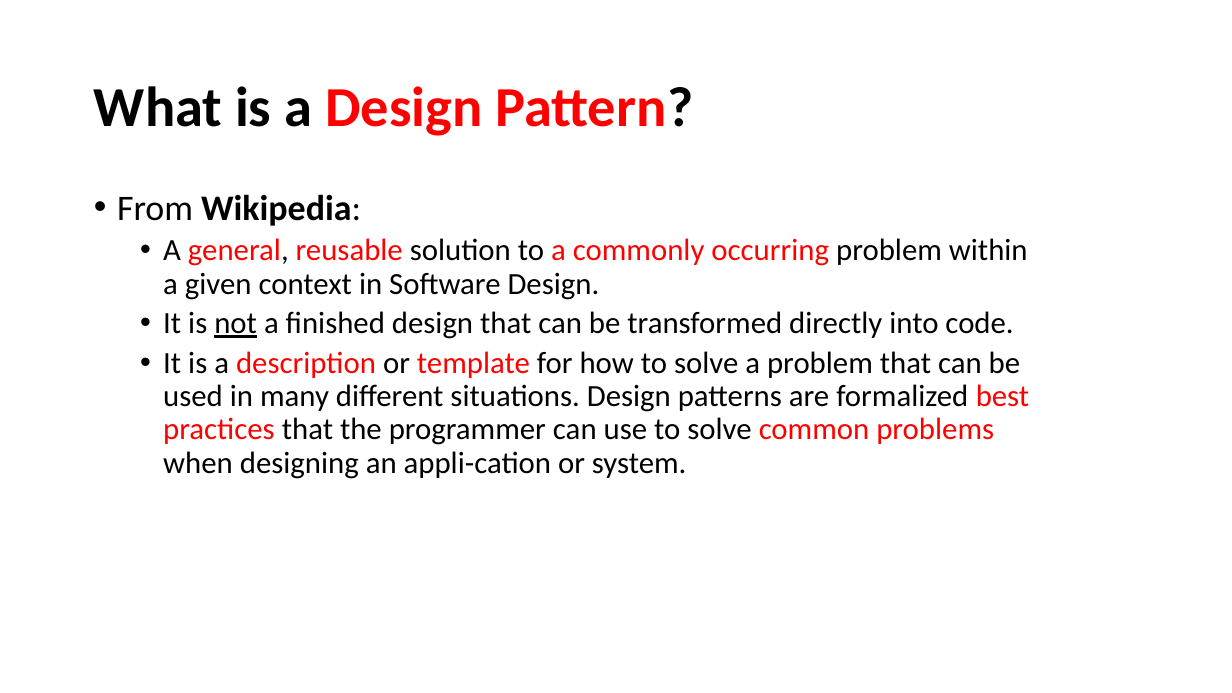
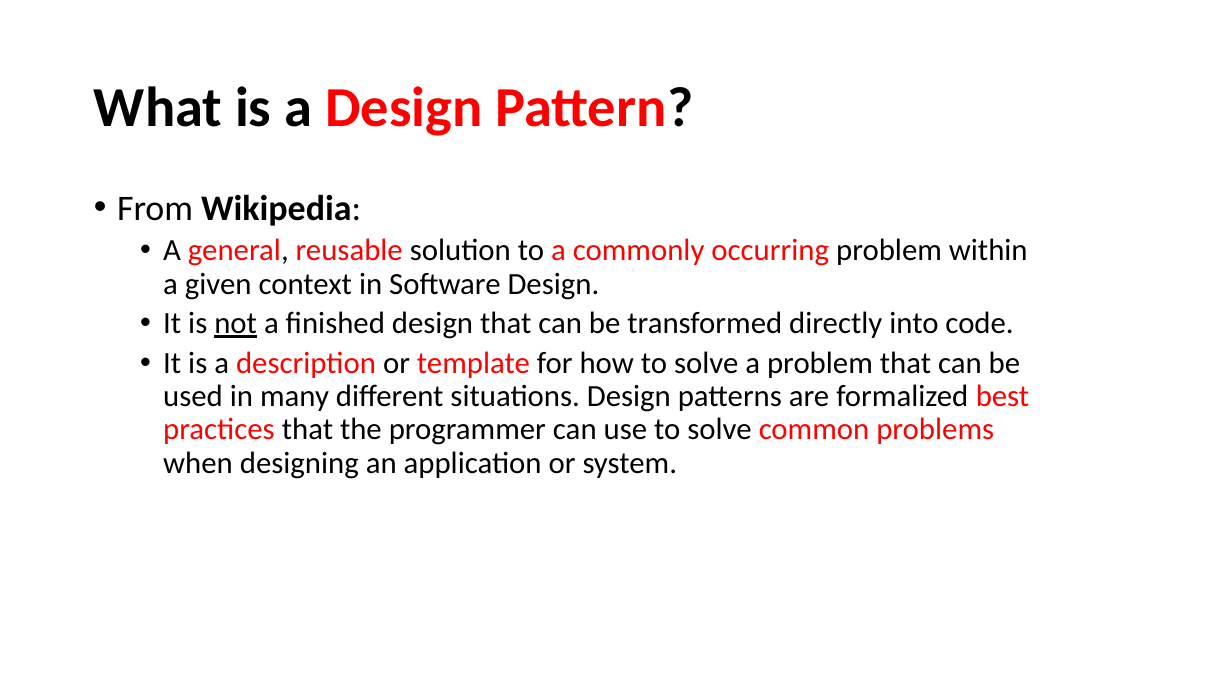
Before and after one commit to perslaursen/OOProg22, a slide deck: slide 3 of Chap/OOProg03/Presentations/SOLID.pptx. Drawn at 1232x693 pixels with LibreOffice and Linux fonts; fonts in the diff are those of the drawing. Boxes give left, top, right and bottom in pixels: in the first picture for what was removed or moved away, otherwise in the second. Text is boxed around its words. In the diff, an @@ line names an element or a change of style, - is before the commit and + after.

```diff
--- a/Chap/OOProg03/Presentations/SOLID.pptx
+++ b/Chap/OOProg03/Presentations/SOLID.pptx
@@ text at bbox=[163, 351, 1029, 479]: text changed @@
-  • It is a description or template for how to solve a problem that can be used in many different situations. Design patterns are formalized best practices that the programmer can use to solve common problems when designing an appli-cation or system.
+  • It is a description or template for how to solve a problem that can be used in many different situations. Design patterns are formalized best practices that the programmer can use to solve common problems when designing an application or system.
```
Also in this commit, not shown: 22 other files.
